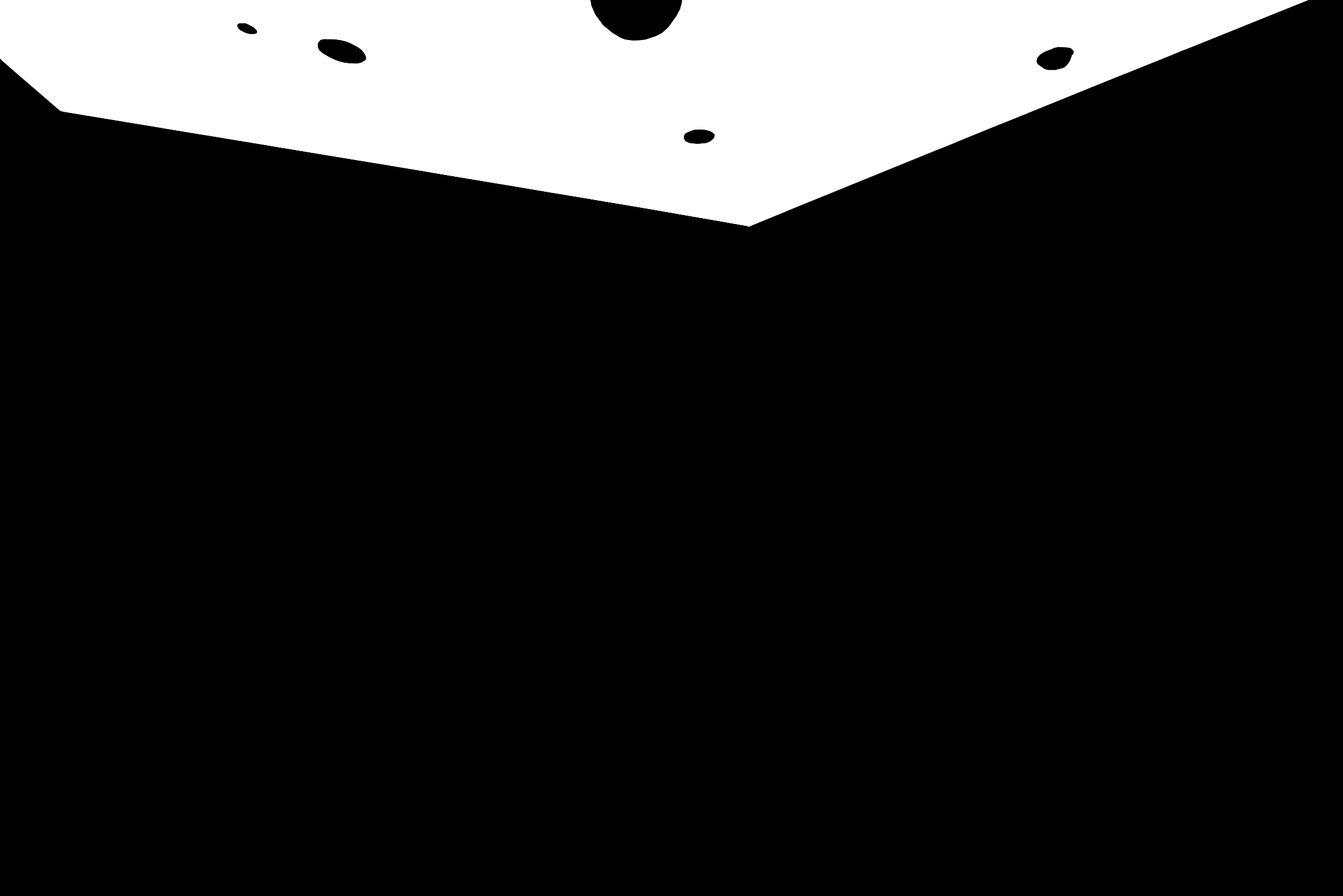
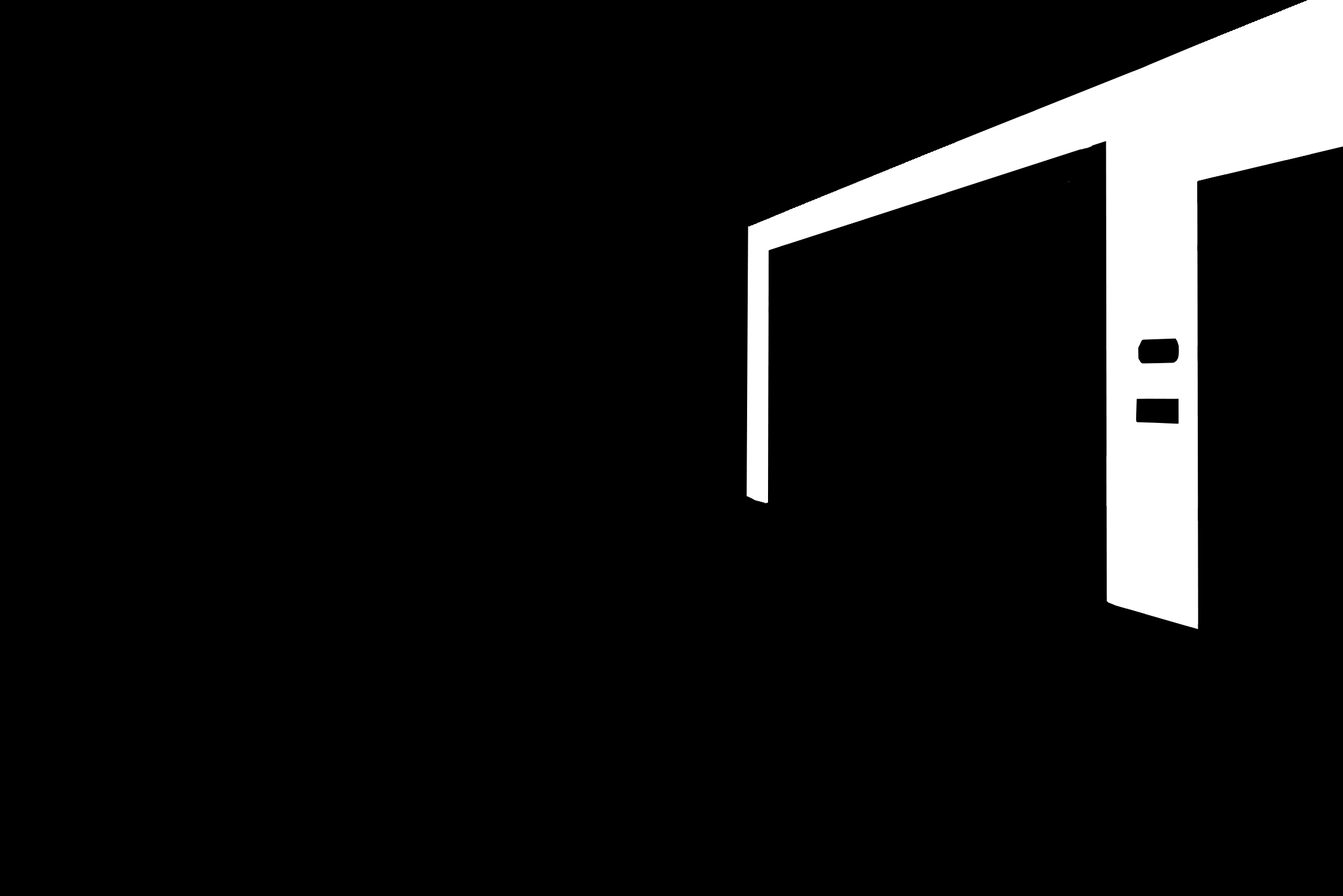
The second 1343x896 image is a revision of the first. Changes to its layers:
hid "mask_7" over [0, 0, 1343, 630]
showed "mask_0", painted on it over [0, 0, 1343, 630]
